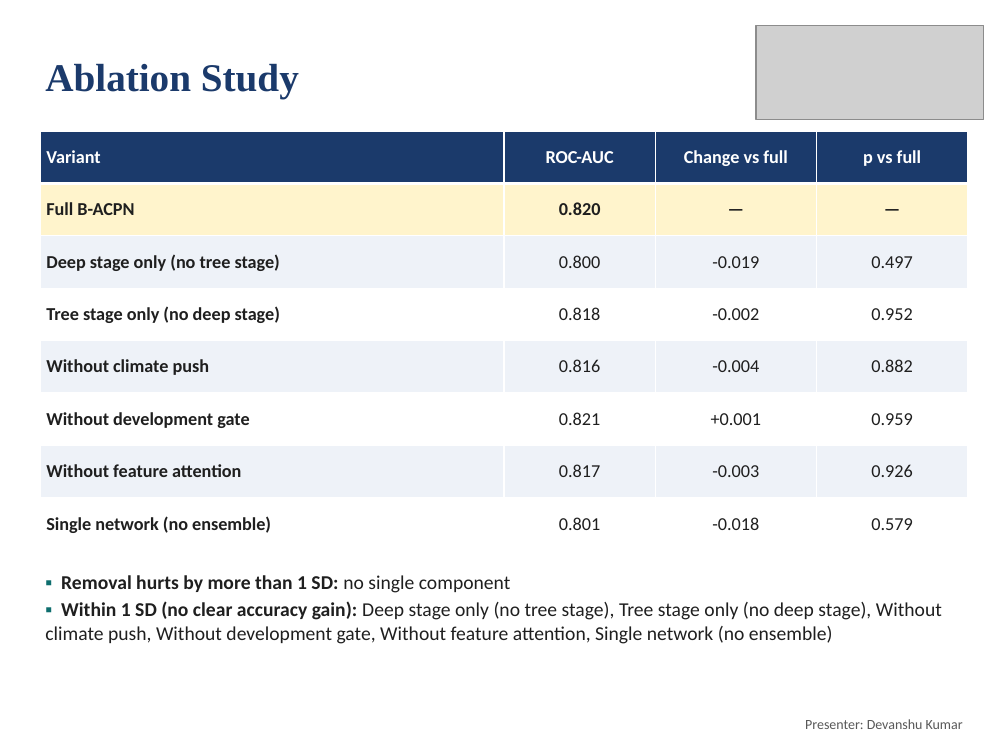
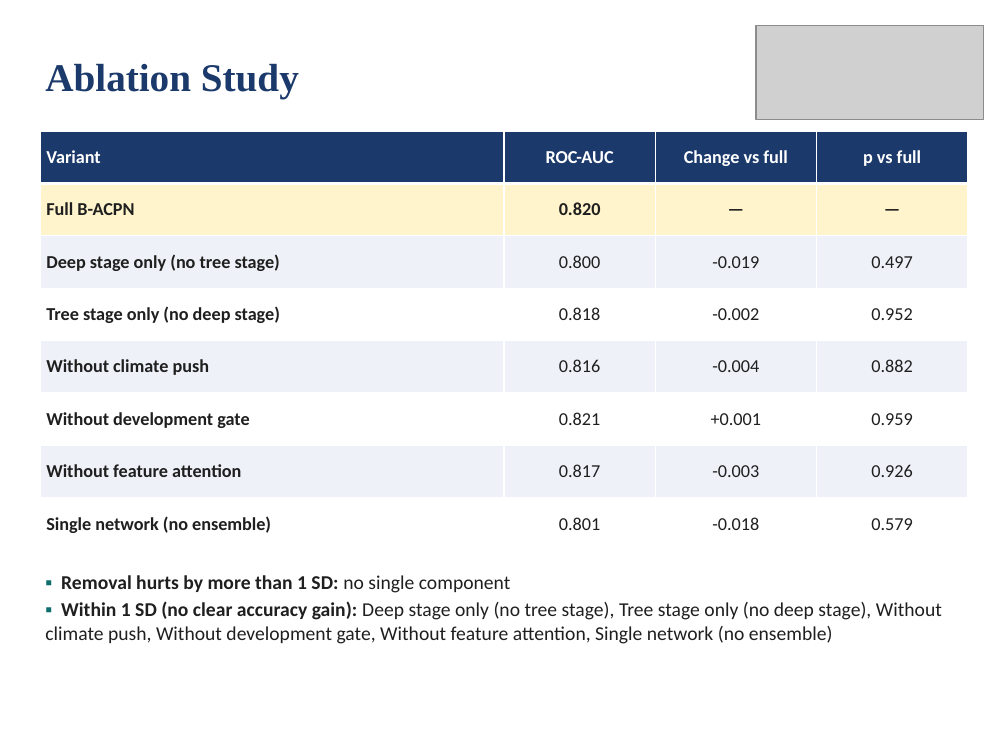
Before and after one commit to deepankarkumar1310/hadoop-ml-algorithm-, a slide deck: slide 27 of docs/Review3_Deck.pptx. Drawn at 1008x756 pixels with LibreOffice and Linux fonts; fonts in the diff are those of the drawing; grey boxes stand for pictures. Boxes give left, top, right and bottom in pixels: in the first picture for what was removed or moved away, otherwise in the second. Text is boxed around its words. In the diff, an @@ line names an element or a change of style, - is before the commit and + after.

Commit message:
Deck: longer abstract and introduction; presenter labels removed

```diff
--- a/docs/Review3_Deck.pptx
+++ b/docs/Review3_Deck.pptx
@@ text removed at (805,719,963,729) @@
-Presenter: Devanshu Kumar
```
Also in this commit, not shown: 42 other slides changed, 1 other file.
